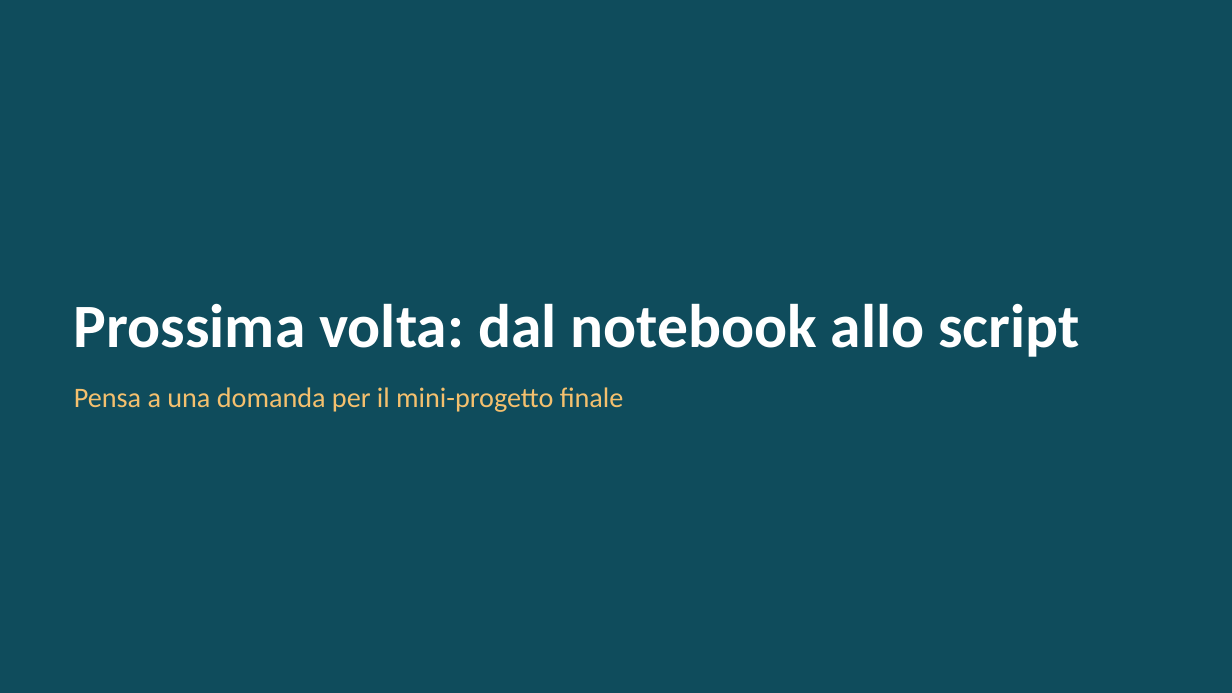
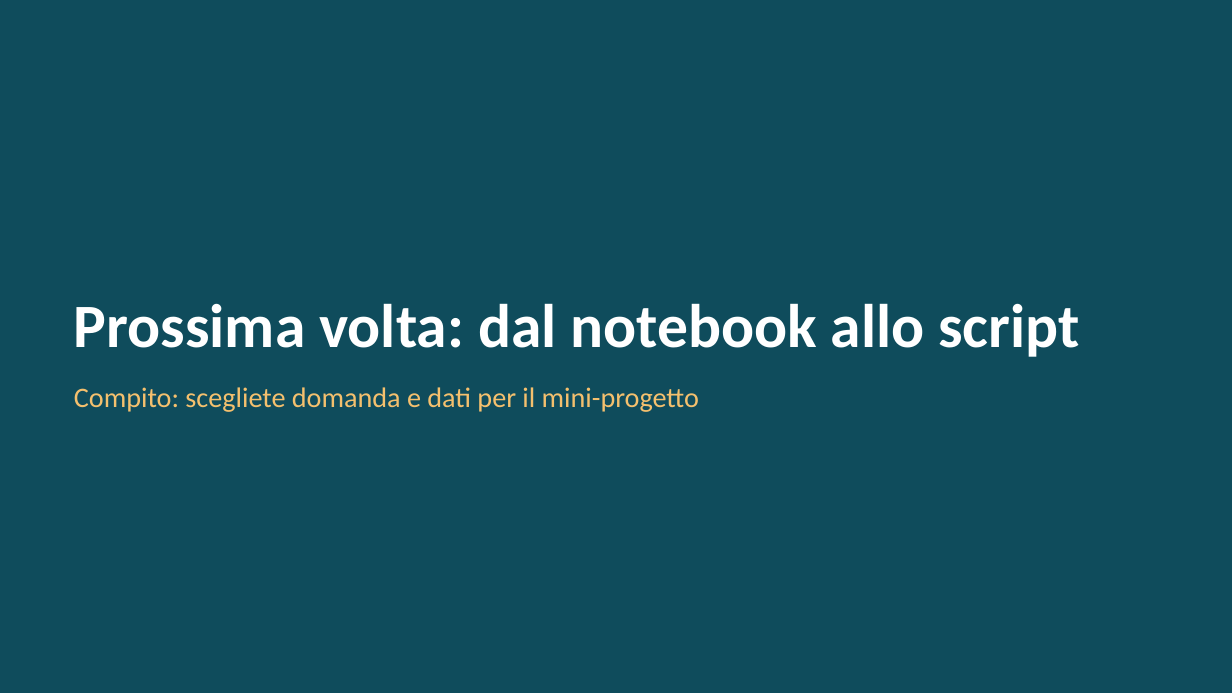
Before and after one commit to andrealorenzon/SIMA2026, a slide deck: slide 7 of lezioni/L07_internet_regressione/slide.pptx. Drawn at 1232x693 pixels with LibreOffice and Linux fonts; fonts in the diff are those of the drawing. Boxes give left, top, right and bottom in pixels: in the first picture for what was removed or moved away, otherwise in the second. Text is boxed around its words. In the diff, an @@ line names an element or a change of style, - is before the commit and + after.

```diff
--- a/lezioni/L07_internet_regressione/slide.pptx
+++ b/lezioni/L07_internet_regressione/slide.pptx
@@ text at box(74, 387, 699, 412): text changed @@
-Pensa a una domanda per il mini-progetto finale
+Compito: scegliete domanda e dati per il mini-progetto
```
Also in this commit, not shown: 9 other files.
